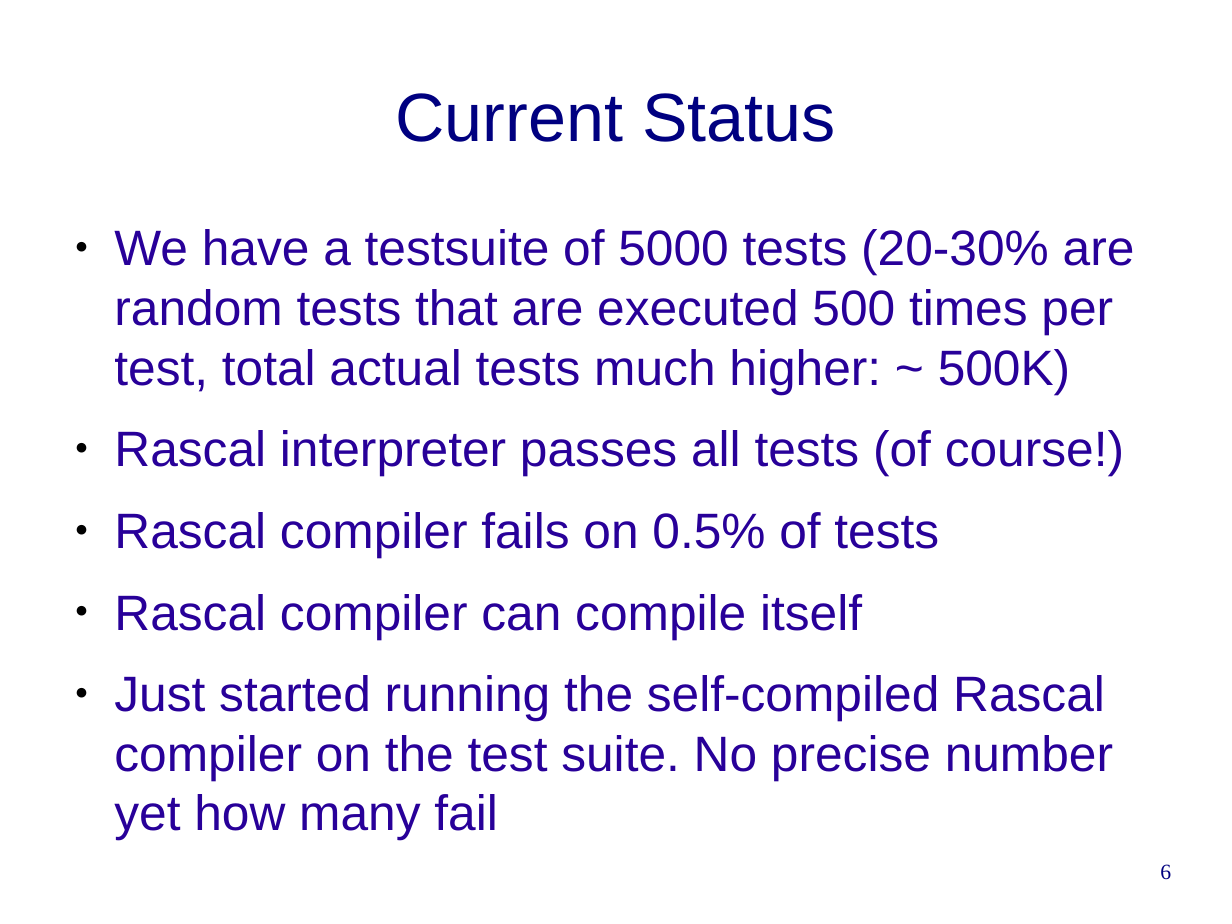
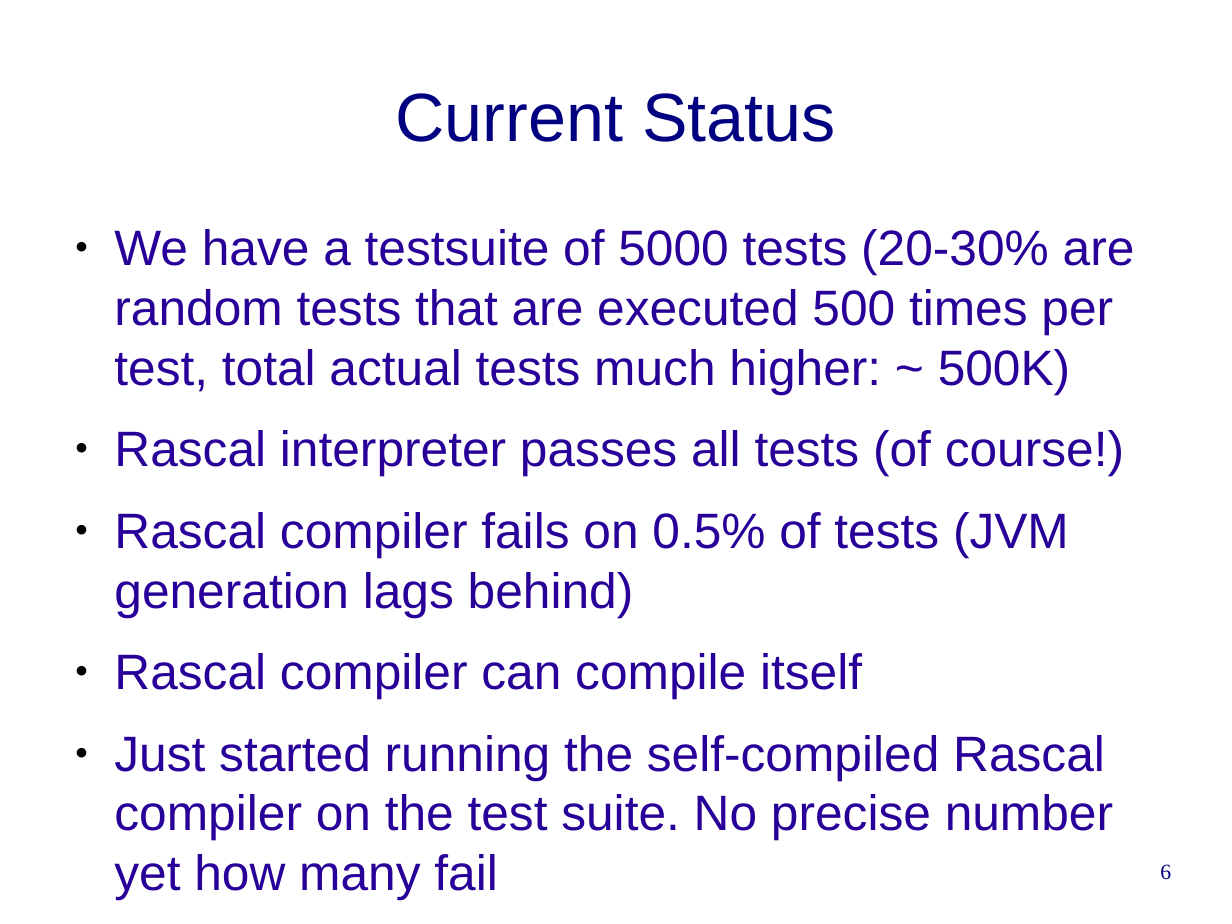
Before and after one commit to cwi-swat/rascal-course-pldi-2015, a slide deck: slide 6 of presentations/Rascal-compiler.odp. Drawn at 1232x924 pixels with LibreOffice and Linux fonts; fonts in the diff are those of the drawing; background and template pictures are left out. Boxes give left, top, right and bottom in pixels: in the first picture for what was removed or moved away, otherwise in the second. Text is boxed around its words. In the diff, an @@ line names an element or a change of style, - is before the commit and + after.

```diff
--- a/presentations/Rascal-compiler.odp
+++ b/presentations/Rascal-compiler.odp
@@ text at <box>114,512,1069,617</box>: text changed @@
-● Rascal compiler fails on 0.5% of tests
+● Rascal compiler fails on 0.5% of tests (JVM generation lags behind)
```
Also in this commit, not shown: 2 other slides changed, 1 other file.
